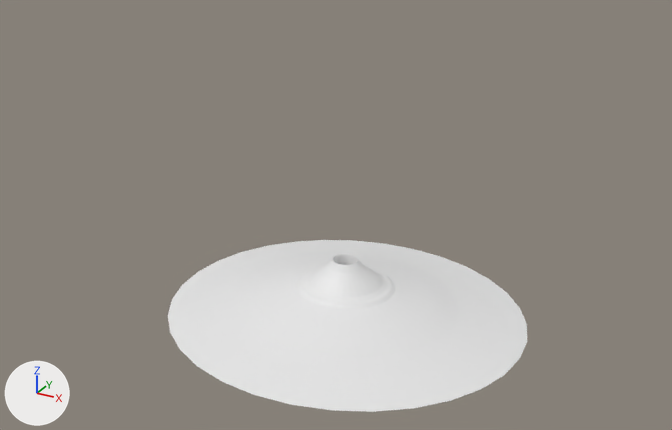
An edit to the FBX model B25ITK39_Unity/Assets/Structures/Kim/Volcano/Volcano.fbx, drawn before and after from the same camera.
Both versions are drawn from a camera (50 mm lens) standing at (30.9, -57.4, 37.3) and looking at (-0.1, -1.1, 9.2). Arrows for +X, +Y and +Z are at lower left; the lights stay in place. Where no turn or scale is listed for an object, it has been applied to the vertices.

The scene before the commit, as lines of its bpy script (objects in view):
```python
me_cylinder = bpy.data.meshes.new('Cylinder')
me_cylinder.from_pydata(...)  # 2432 vertices, 2305 faces; spans x -14.5..14.5, y -13.2..13.2, z -1.0..4.1
ob_cylinder = bpy.data.objects.new('Cylinder', me_cylinder)
ob_cylinder.location = (0.0, 0.23, 0.74)
```
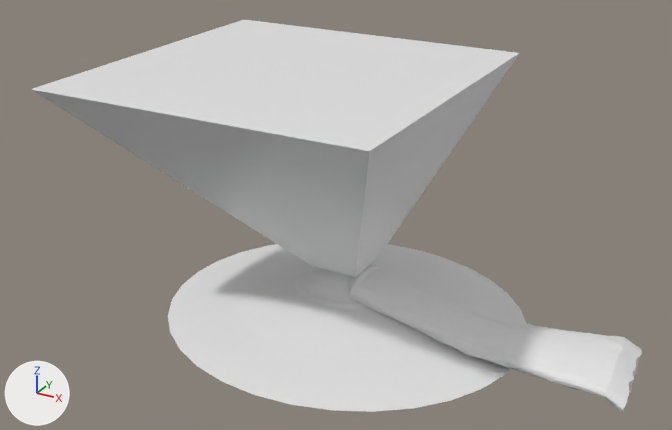
Boxes (x1, y1, x2, y2) around the edits, measured in the pictures (672 x 430 px):
```json
{"object": "Smoke Domain", "change": "added", "after": [31, 20, 519, 277]}
{"object": "Cylinder.001", "change": "added", "after": [347, 265, 642, 411]}
```

Edits to the scene script, one JSON object a line:
```json
{"op": "add", "block": "mat_smoke_domain_material", "code": ["mat_smoke_domain_material = principled_material('Smoke Domain Material')", "mat_smoke_domain_material.base_color = (0.8, 0.8, 0.8)  # white #e7e7e7", "mat_smoke_domain_material.roughness = 0.4"]}
{"op": "add", "block": "me_cylinder_001", "code": ["me_cylinder_001 = bpy.data.meshes.new('Cylinder.001')", "me_cylinder_001.from_pydata(...)  # 1344 vertices, 1314 faces; spans x -3.0..19.5, y -2.4..6.6, z -4.5..1.8"]}
{"op": "add", "block": "me_cube_001", "code": ["me_cube_001 = bpy.data.meshes.new('Cube.001')", "me_cube_001.from_pydata([(-1.9, -1.9, -4.0), (-17.7, -13.1, 10.7), (-1.9, 1.9, -4.0), (-17.7, 13.1, 10.7), (1.9, -1.9, -4.0), (8.5, -13.1, 10.7), (1.9, 1.9, -4.0), (8.5, 13.1, 10.7)], [], [(0, 1, 3, 2), (2, 3, 7, 6), (6, 7, 5, 4), (4, 5, 1, 0), (2, 6, 4, 0), (7, 3, 1, 5)])", "me_cube_001.materials.append(mat_smoke_domain_material)  # white #e7e7e7"]}
{"op": "add", "block": "ob_cylinder_001", "code": ["ob_cylinder_001 = bpy.data.objects.new('Cylinder.001', me_cylinder_001)", "ob_cylinder_001.location = (3.16, 0.0, 3.23)"]}
{"op": "add", "block": "ob_smoke_domain", "code": ["ob_smoke_domain = bpy.data.objects.new('Smoke Domain', me_cube_001)", "ob_smoke_domain.location = (0.02, 0.23, 8.71)"]}
```
